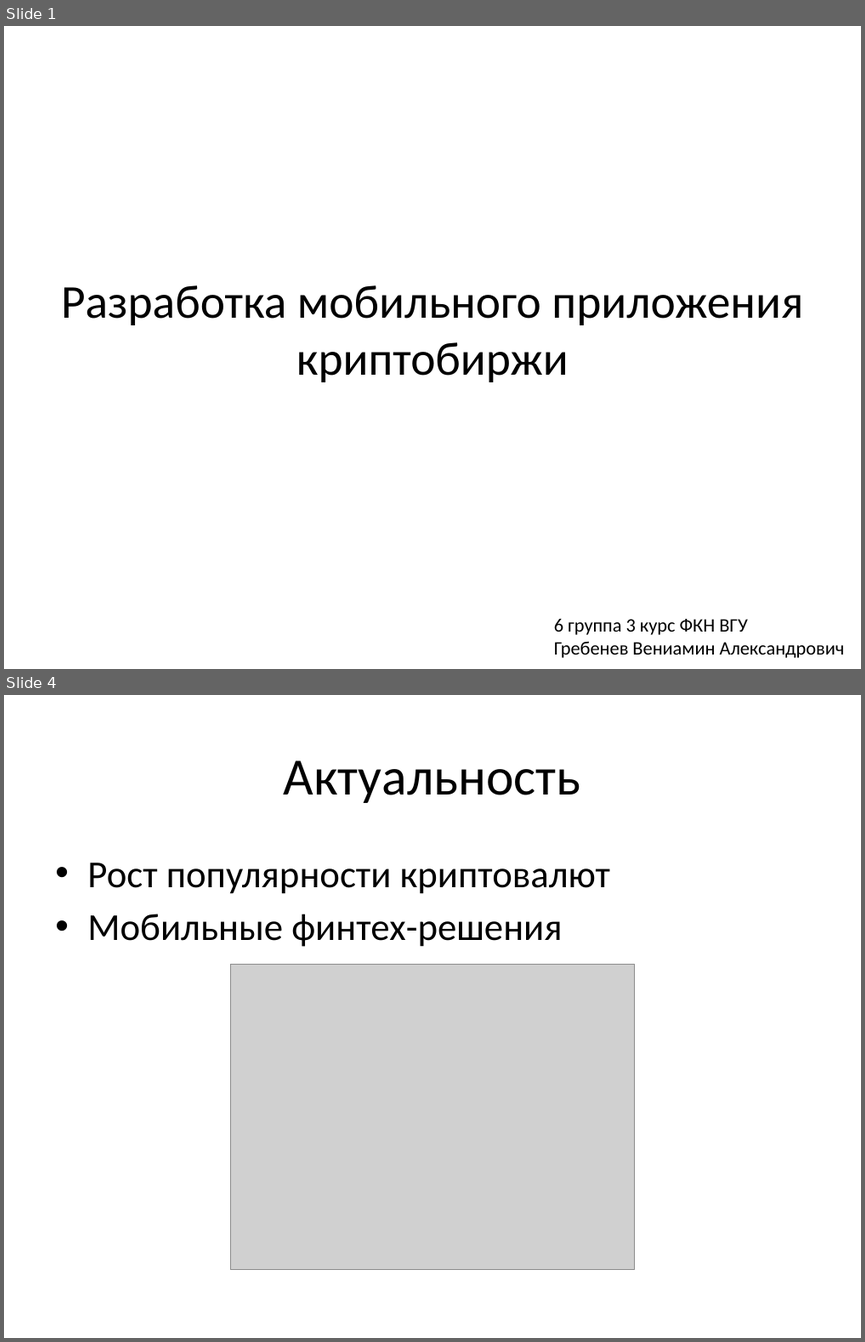
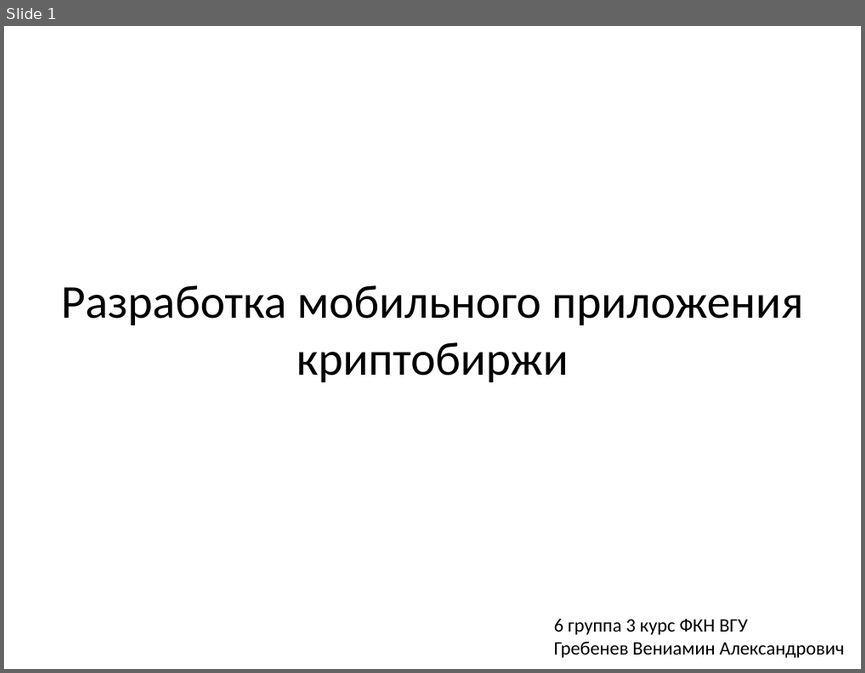
Before and after one commit to Ven-i-amin/kotlin_moblie, a slide deck: android-app/docs/media/presentation.pptx. Shown one above the other, each under a label of ours: slides 1 and 4 before the commit, slide 1 after it; the slides between them are not shown. The pictures are 865x1342 and 865x673 pixels, drawn with LibreOffice and Linux fonts; fonts in the diff are those of the drawing; grey boxes stand for pictures. Boxes give left, top, right and bottom in pixels: in the first picture for what was removed or moved away, otherwise in the second. Text is boxed around its words. In the diff, an @@ line names an element or a change of style, - is before the commit and + after.

```diff
--- a/android-app/docs/media/presentation.pptx
+++ b/android-app/docs/media/presentation.pptx
@@ slide 4 removed at (4,695,861,1338), background #FFFFFF @@
@@ title removed at (284,760,581,803) @@
-Актуальность
@@ text removed at (87,862,610,947) @@
-• Рост популярности криптовалют
-• Мобильные финтех-решения
@@ picture removed at (231,964,635,1269) @@
```
Also in this commit, not shown: 4 slides changed, 3 slides added, 3 other slides removed.
